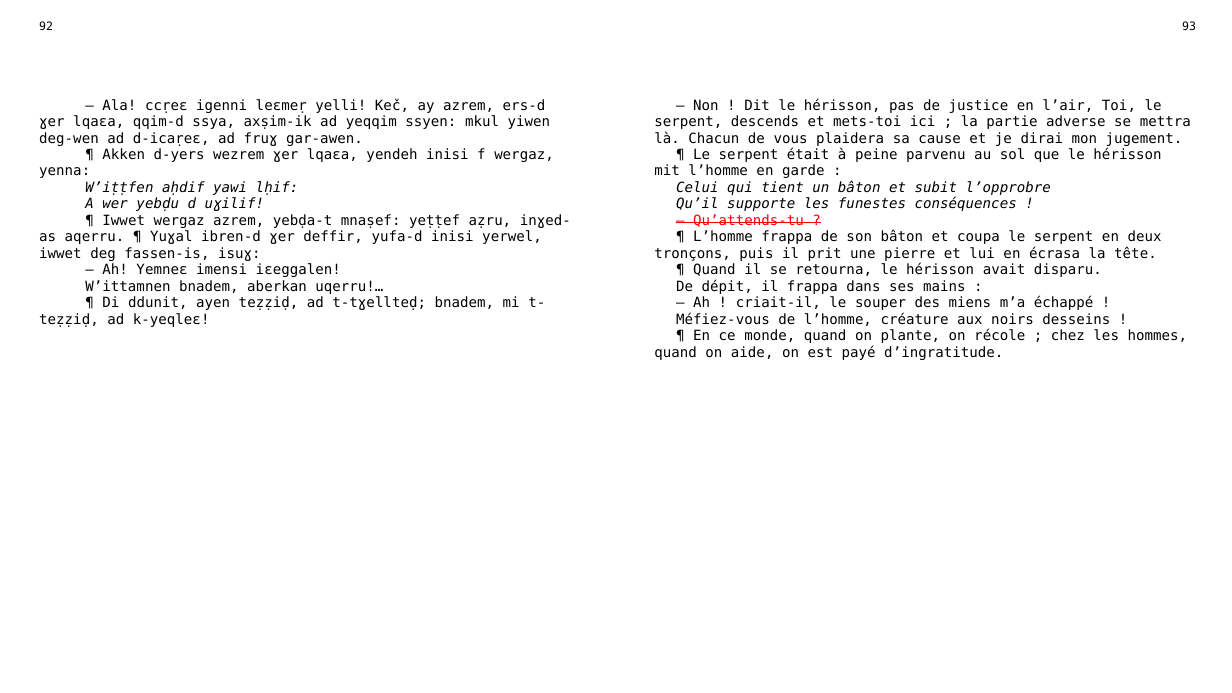
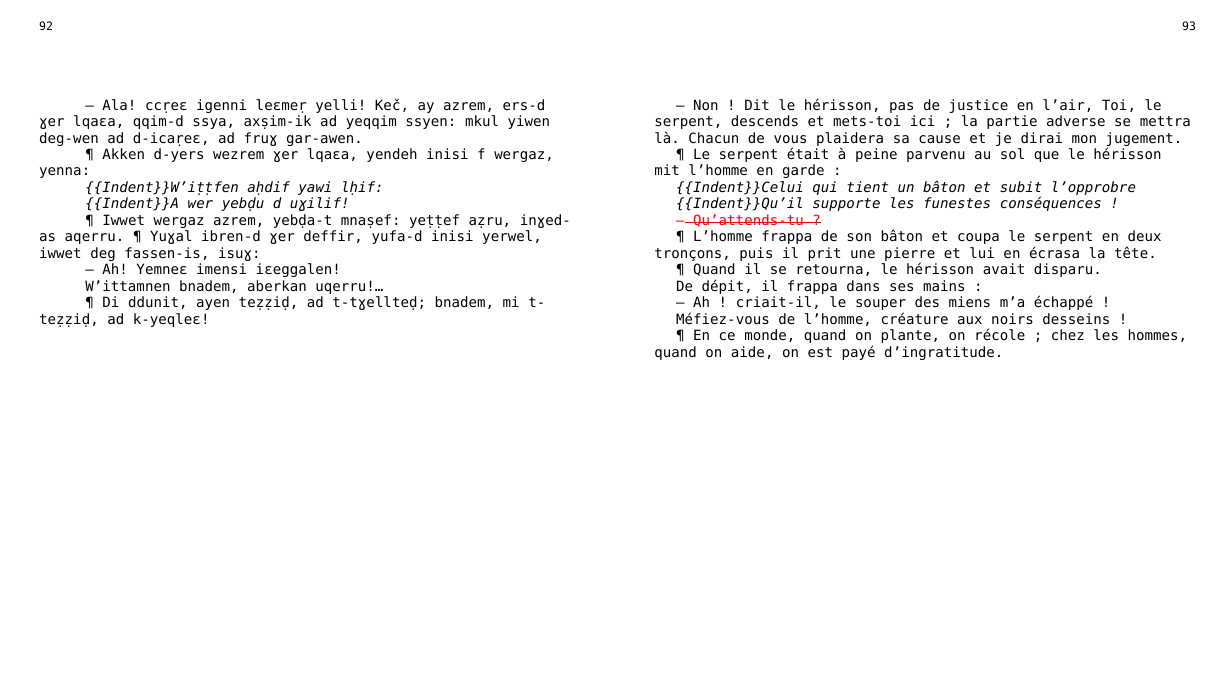
Before and after one commit to sferhah/tamacahut_n_wuccen, a slide deck: slide 44 of Uccen.ConsoleApp/Resources/pptx/uccen.pptx. Drawn at 1232x693 pixels with LibreOffice and Linux fonts; fonts in the diff are those of the drawing. Boxes give left, top, right and bottom in pixels: in the first picture for what was removed or moved away, otherwise in the second. Text is boxed around its words. In the diff, an @@ line names an element or a change of style, - is before the commit and + after.

```diff
--- a/Uccen.ConsoleApp/Resources/pptx/uccen.pptx
+++ b/Uccen.ConsoleApp/Resources/pptx/uccen.pptx
@@ table at (x1=30, y1=15, x2=1205, y2=668) @@
-row 3, column 1: — Ala! ccṛeɛ igenni leɛmeṛ yelli! Keč, ay azrem, ers-d ɣer lqaɛa, qqim-d ssya, axṣim-ik ad yeqqim ssyen: mkul yiwen deg-wen ad d-icaṛeɛ, ad fruɣ gar-awen. / ¶ Akken d-yers wezrem ɣer lqaɛa, yendeh inisi f wergaz, yenna: / W’iṭṭfen aḥdif yawi lḥif: / A wer yebḍu d uɣilif! / ¶ Iwwet wergaz azrem, yebḍa-t mnaṣef: yeṭṭef aẓru, inɣed-as aqerru. ¶ Yuɣal ibren-d ɣer deffir, yufa-d inisi yerwel, iwwet deg fassen-is, isuɣ: / — Ah! Yemneɛ imensi iɛeggalen! / W’ittamnen bnadem, aberkan uqerru!… / ¶ Di ddunit, ayen teẓẓiḍ, ad t-tɣellteḍ; bnadem, mi t-teẓẓiḍ, ad k-yeqleɛ!
+row 3, column 1: — Ala! ccṛeɛ igenni leɛmeṛ yelli! Keč, ay azrem, ers-d ɣer lqaɛa, qqim-d ssya, axṣim-ik ad yeqqim ssyen: mkul yiwen deg-wen ad d-icaṛeɛ, ad fruɣ gar-awen. / ¶ Akken d-yers wezrem ɣer lqaɛa, yendeh inisi f wergaz, yenna: / {{Indent}}W’iṭṭfen aḥdif yawi lḥif: / {{Indent}}A wer yebḍu d uɣilif! / ¶ Iwwet wergaz azrem, yebḍa-t mnaṣef: yeṭṭef aẓru, inɣed-as aqerru. ¶ Yuɣal ibren-d ɣer deffir, yufa-d inisi yerwel, iwwet deg fassen-is, isuɣ: / — Ah! Yemneɛ imensi iɛeggalen! / W’ittamnen bnadem, aberkan uqerru!… / ¶ Di ddunit, ayen teẓẓiḍ, ad t-tɣellteḍ; bnadem, mi t-teẓẓiḍ, ad k-yeqleɛ!
-row 3, column 3: — Non ! Dit le hérisson, pas de justice en l’air, Toi, le serpent, descends et mets-toi ici ; la partie adverse se mettra là. Chacun de vous plaidera sa cause et je dirai mon jugement. / ¶ Le serpent était à peine parvenu au sol que le hérisson mit l’homme en garde : / Celui qui tient un bâton et subit l’opprobre / Qu’il supporte les funestes conséquences ! / — Qu’attends-tu ? / ¶ L’homme frappa de son bâton et coupa le serpent en deux tronçons, puis il prit une pierre et lui en écrasa la tête. / ¶ Quand il se retourna, le hérisson avait disparu. / De dépit, il frappa dans ses mains : / — Ah ! criait-il, le souper des miens m’a échappé ! / Méfiez-vous de l’homme, créature aux noirs desseins ! / ¶ En ce monde, quand on plante, on récole ; chez les hommes, quand on aide, on est payé d’ingratitude.
+row 3, column 3: — Non ! Dit le hérisson, pas de justice en l’air, Toi, le serpent, descends et mets-toi ici ; la partie adverse se mettra là. Chacun de vous plaidera sa cause et je dirai mon jugement. / ¶ Le serpent était à peine parvenu au sol que le hérisson mit l’homme en garde : / {{Indent}}Celui qui tient un bâton et subit l’opprobre / {{Indent}}Qu’il supporte les funestes conséquences ! / — Qu’attends-tu ? / ¶ L’homme frappa de son bâton et coupa le serpent en deux tronçons, puis il prit une pierre et lui en écrasa la tête. / ¶ Quand il se retourna, le hérisson avait disparu. / De dépit, il frappa dans ses mains : / — Ah ! criait-il, le souper des miens m’a échappé ! / Méfiez-vous de l’homme, créature aux noirs desseins ! / ¶ En ce monde, quand on plante, on récole ; chez les hommes, quand on aide, on est payé d’ingratitude.
```
Also in this commit, not shown: 7 other slides changed, 10 other files.
